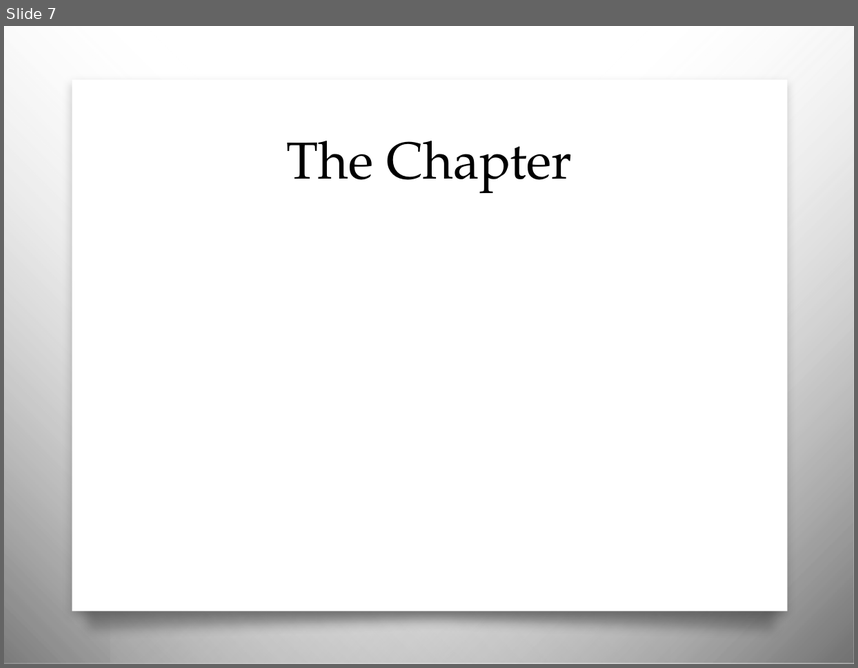
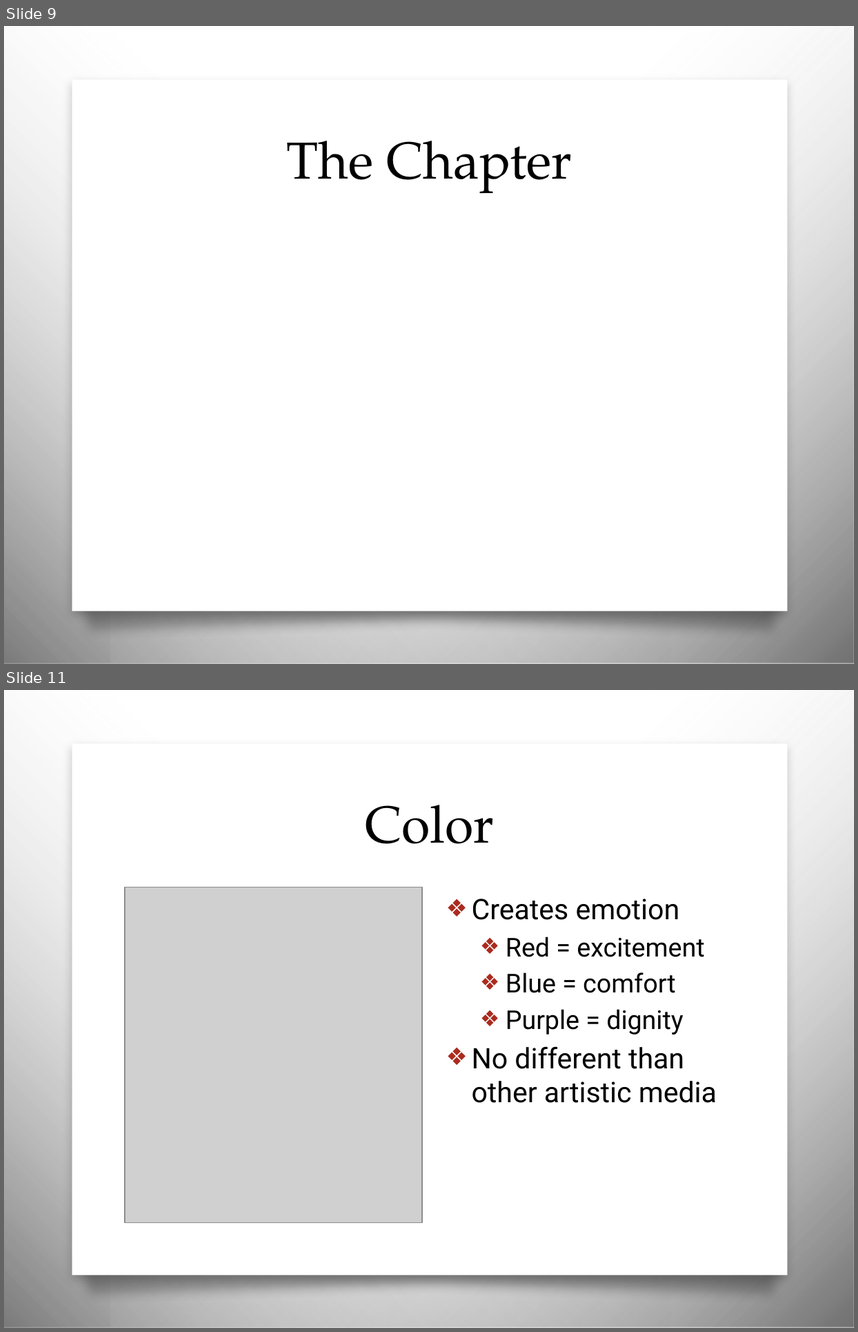
Before and after one commit to awayken/USF-ART329, a slide deck: slides/classnine/slides.pptx. Shown one above the other, each under a label of ours: slide 7 before the commit, slides 9 and 11 after it; the slides between them are not shown. The pictures are 858x668 and 858x1332 pixels, drawn with LibreOffice and Linux fonts; fonts in the diff are those of the drawing; grey boxes stand for pictures; background and template pictures are left out. Boxes give left, top, right and bottom in pixels: in the first picture for what was removed or moved away, otherwise in the second. Text is boxed around its words. In the diff, an @@ line names an element or a change of style, - is before the commit and + after.

```diff
--- a/slides/classnine/slides.pptx
+++ b/slides/classnine/slides.pptx
@@ slide 11 added at (4,690,854,1328), background picture (left out); not listed: 4 template elements that a slide beside it also shows @@
@@ title added at (365,805,494,844), 44 pt, text #000000 @@
+Color
@@ picture added at (125,887,422,1222) @@
@@ text added at (472,898,717,1103), 24 pt, text #000000 @@
+❖ Creates emotion
+  ❖ Red = excitement
+  ❖ Blue = comfort
+  ❖ Purple = dignity
+❖ No different than other artistic media
@@ what was slide 7 is now slide 9 @@
```
Also in this commit, not shown: 4 slides changed, 10 other slides added, 1 slide removed.
